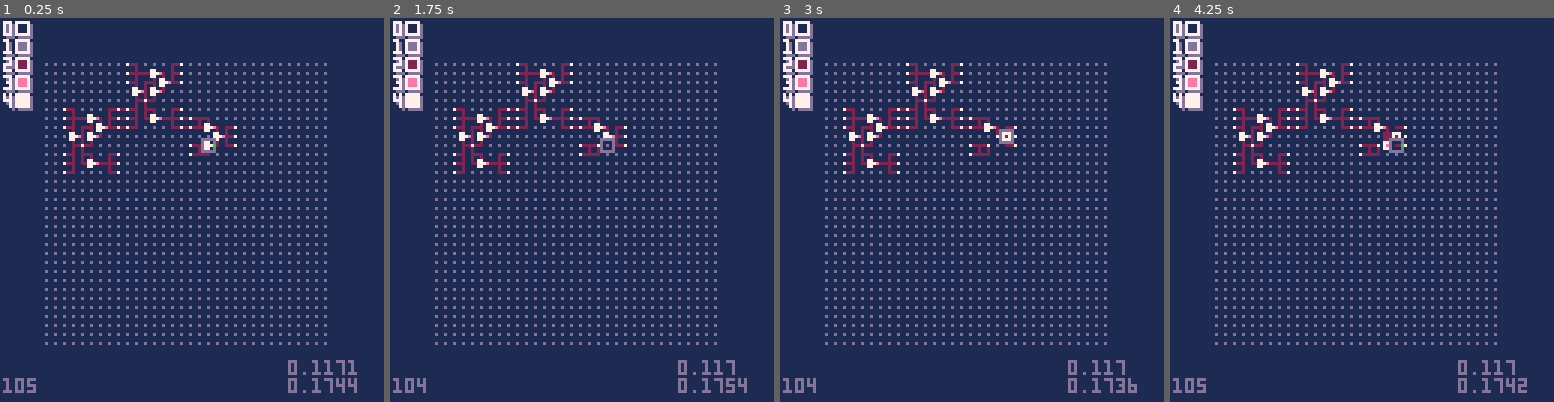
Above: before the commit, frames 1-4 (left to right).
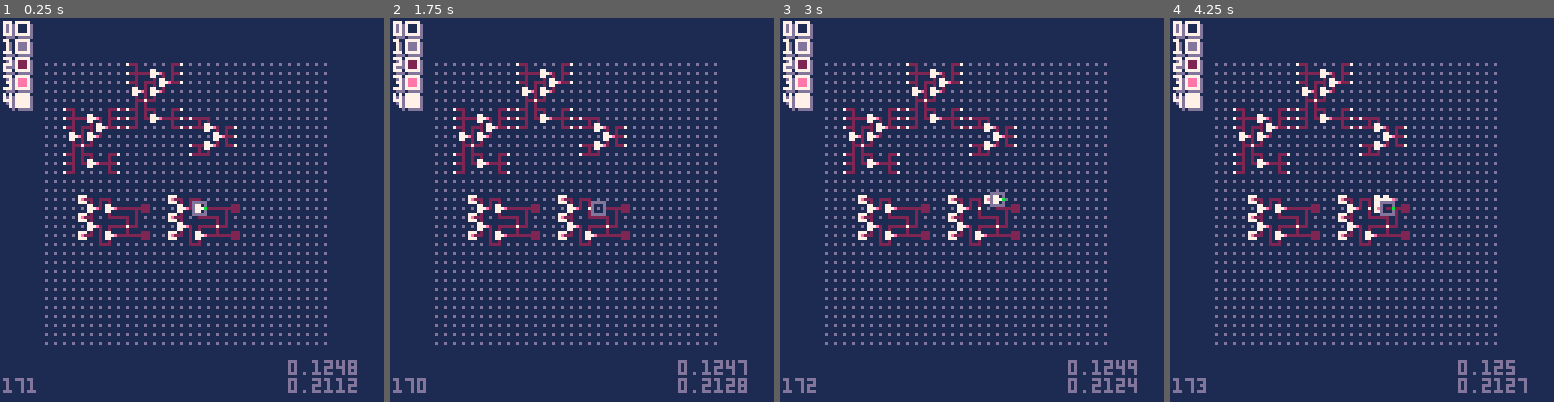
Above: after the commit, the same moments.

Repository: SestrenExsis/NANDGate
Game: PICO-8 cartridge nandgate.p8
The game is run twice, just before and just after one commit, with the same random seed, the same clock (stepped at 60 frames per second) and the same inputs.
Inputs:
- Up to frame 1 (0.25 s): no input
- Up to frame 2 (1.75 s): tap X (X key) at 0.33, 1.07 s; tap O (Z key) at 0.7, 1.7 s; hold Right from 1.6 s (still down)
- Up to frame 3 (3 s): tap X (X key) at 1.85, 2.97 s; release Right at 2.1 s; tap O (Z key) at 2.1, 2.5, 2.9 s; hold Up 2.15-2.42 s; hold Right from 2.47 s (still down)
- Up to frame 4 (4.25 s): release Right at 3.03 s; hold Left 3.08-3.58 s; tap O (Z key) at 3.3, 3.7, 4.1 s; hold Down 3.63-3.97 s; hold Right from 4.02 s (still down); tap X (X key) at 4.08 s

The runs differ from the first frame. In frame 1, 2.4% of the frame differs, in the area x 3-93%, y 31-98%; in frame 2, 2.3%; in frame 3, 2.5%; in frame 4, 2.6%, in the area x 3-93%, y 28-98%.

Commit message:
Test out other Flip Flops

Diff:
--- a/nandgate.p8
+++ b/nandgate.p8
@@ -416,9 +416,12 @@
 	_g:setx(17)
 	_g:sety(7)
 	_g:run(_cmds.or_gate)
-	--_g:setx(1)
-	--_g:sety(16)
-	--_g:run(_cmds.sr_flip_flop)
+	_g:setx(5)
+	_g:sety(16)
+	_g:run(_cmds.sr_flip_flop)
+	_g:setx(15)
+	_g:sety(16)
+	_g:run(_cmds.sr_flip_flop)
 	--]]
 	printh("-- interactive",_cart)
 	-- alter color palette
Not shown, changed: 26 lines of the sprite sheet (__gfx__) section of nandgate.p8
